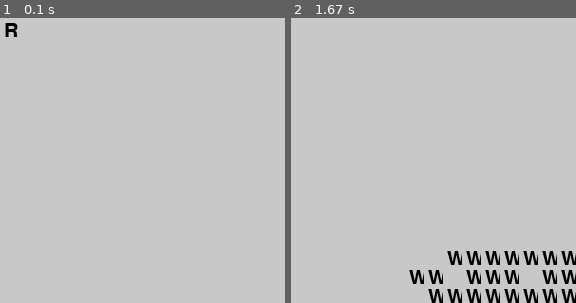
Above: before the commit, frames 1-2 (left to right).
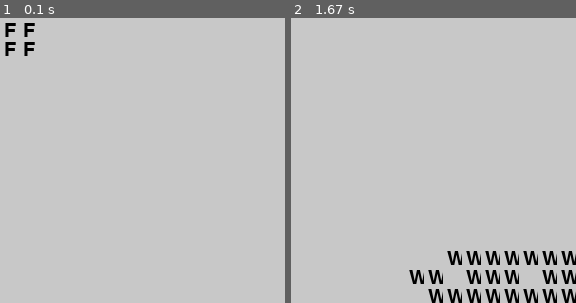
Above: after the commit, the same moments.

Repository: vstadle/AIge-of-EmpAIres
Game: pygame game, started from src/main.py
Two runs of this game, one before a commit and one after it. Both use one fixed random seed, a clock stepped at 60 frames per second and the inputs below.
Inputs:
- Up to frame 1 (0.1 s): no input
- Up to frame 2 (1.67 s): hold D 0.33-0.8 s; hold D 0.83-1.3 s; hold S 1.33-1.63 s
The pictures show only the part of the screen within x 0-50%, y 0-50%; the shares and areas given below are measured in that part.

The runs differ from the first frame. In frame 1, 0.4% of the frame differs, in the area x 1-13%, y 1-14%; in frame 2, nothing differs.

Commit message:
[STADLER] Fix ajout du des batiments au joueurs

Diff:
--- a/src/controller/ControllerMap.py
+++ b/src/controller/ControllerMap.py
@@ -28,8 +28,15 @@
             y =  radius * math.sin(2 * math.pi * i / nbPlayer)
             position.append((x*math.cos(k)-y*math.sin(k) + center_x, x*math.sin(k)+y*math.cos(k) + center_y))
 
+        cpt = 0
         for i in position:
             self.map.addBuilding(TownCenter(), int(i[0]), int(i[1]))
+            lstPlayers[cpt].addBuilding(TownCenter(), int(i[0]), int(i[1]))
+            cpt+=1
+
+    def addBuilding(self, building,x,y, player):
+        self.map.addBuilding(building, x, y)
+        player.addBuilding(building, x, y)
 
     def genRessources(self,map_type):
         if map_type == MapType.GENEROUS_RESOURCES:
--- a/src/controller/ControllerPlayer.py
+++ b/src/controller/ControllerPlayer.py
@@ -11,13 +11,17 @@
 
     def __init__(self, name, f, w, g):
         self.player = Player(name, f, w, g)
-        self.player.addBuilding(TownCenter())
-        self.player.addBuilding(Farm())
-        self.player.addBuilding(Camp())
 
     def addBuilding(self, building,x,y):
-        if self.player.canAffordBuilding(building):
-            self.player.addBuilding(building,x,y)
+        if isinstance(building, TownCenter):
+            self.player.addBuilding(building)
+            building.setX(x)
+            building.setY(y)
+
+        elif self.player.canAffordBuilding(building):
+            self.player.addBuilding(building)
+            building.setX(x)
+            building.setY(y)
             self.player.removeResourcesForBuilding(building)
 
     def addUnit(self,unit):
--- a/src/controller/UIHandler.py
+++ b/src/controller/UIHandler.py
@@ -5,6 +5,7 @@
 from controller.ControllerPlayer import ControllerPlayer
 from model.Map import MapType
 from model.TownCenter import TownCenter
+from model.Farm import Farm
 
 class UIHandler():
     def __init__(self):
@@ -23,6 +24,16 @@
         # Génération des ressources de la Map
         self.controllerMap.genRessources(MapType.CENTER_RESOURCES)
 
+        if self.lstPlayers[0].getPlayer().getTownCenter() != None:
+            print("TownCenter du joueur 0 : ", self.lstPlayers[0].getPlayer().getTownCenter().getX(), self.lstPlayers[0].getPlayer().getTownCenter().getY())
+
+        self.controllerMap.addBuilding(Farm(), 0, 0, self.lstPlayers[0])
+        templstBuildings = self.lstPlayers[0].getPlayer().getBuildings()
+        for temp in templstBuildings:
+            if isinstance(temp, Farm):
+                print("Farm du joueur 0 : ", temp.getX(), temp.getY())
+                break
+
         '''Test références des batiments sur la map avec prise de dégats'''
         '''self.controllerMap.getMap().addBuilding(TownCenter(), 0, 0)
         self.controllerMap.getMap().getBuildings()[0][0].setHp(300)
--- a/src/model/Player.py
+++ b/src/model/Player.py
@@ -48,13 +48,13 @@
         return None
 
     def canAffordBuilding(self, building):
-        return (self.food >= building.costFood and self.wood >= building.costWood and self.gold >= building.costGold)
+        return (self.wood >= building.costW)
 
     def canAffordUnit(self, unit_type):
         return (self.food >= unit_type.costFood and self.wood >= unit_type.costWood and self.gold >= unit_type.costGold)
 
     def removeResourcesForBuilding(self, building):
-        self.wood -= building.costWood
+        self.wood -= building.costW
 
     def removeResourcesForUnit(self, unit_type):
         self.food -= unit_type.costFood
